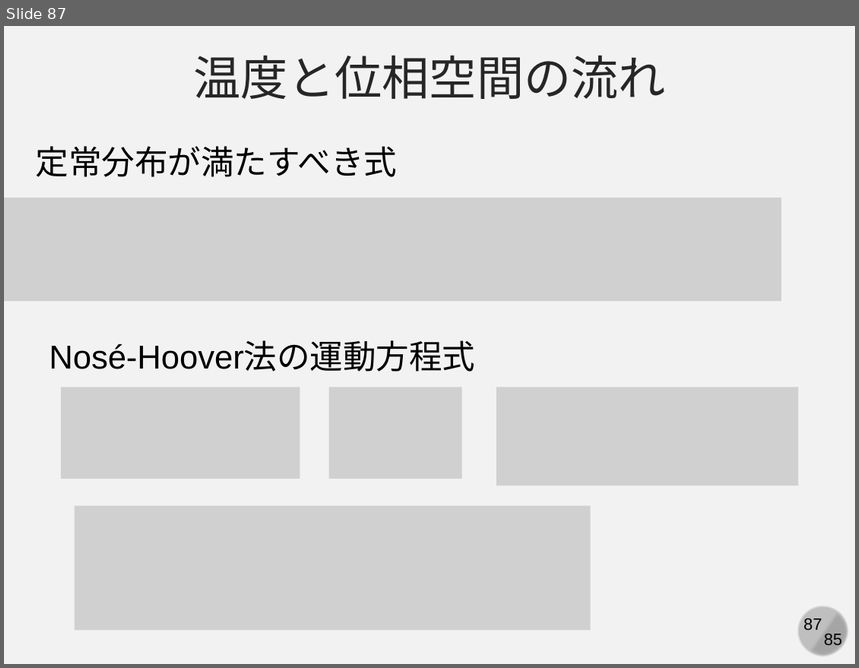
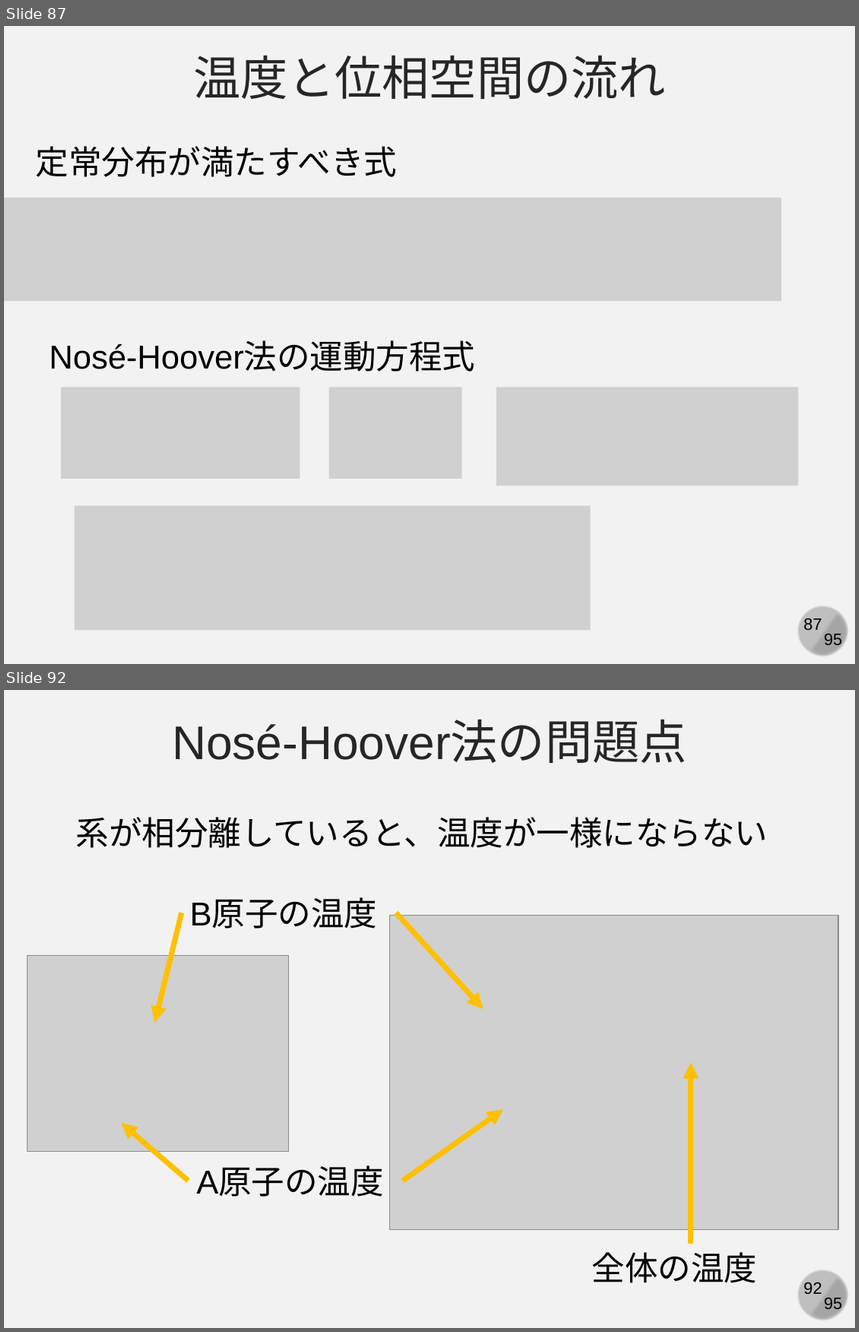
Before and after one commit to kaityo256/simulation_engineering, a slide deck: 06_md_observable/simulation06.pptx. Shown one above the other, each under a label of ours: slide 87 before the commit, slides 87 and 92 after it; the slides between them are not shown. The pictures are 859x668 and 859x1332 pixels, drawn with LibreOffice and Linux fonts; fonts in the diff are those of the drawing; grey boxes stand for pictures. Boxes give left, top, right and bottom in pixels: in the first picture for what was removed or moved away, otherwise in the second. Text is boxed around its words. In the diff, an @@ line names an element or a change of style, - is before the commit and + after.

```diff
--- a/06_md_observable/simulation06.pptx
+++ b/06_md_observable/simulation06.pptx
@@ slide 92 added at [4,690,855,1328], background #F2F2F2; not listed: 4 template elements that a slide beside it also shows @@
@@ text added at [172,721,686,763], 40 pt, text #262626 @@
+Nosé-Hoover法の問題点
@@ text added at [76,817,768,848], 28 pt, text #000000 @@
+系が相分離していると、温度が一様にならない
@@ arrow added from (182, 913) to (154, 1023), #FFC000 4.5 pt @@
@@ text added at [190,899,378,929], 28 pt, text #000000 @@
+B原子の温度
@@ picture added at [389,916,839,1230] @@
@@ arrow added from (396, 913) to (484, 1009), #FFC000 4.5 pt @@
@@ picture added at [28,955,289,1151] @@
@@ arrow added from (691, 1244) to (691, 1063), #FFC000 4.5 pt @@
@@ arrow added from (403, 1181) to (503, 1110), #FFC000 4.5 pt @@
@@ arrow added from (189, 1181) to (122, 1123), #FFC000 4.5 pt @@
@@ text added at [196,1167,384,1197], 28 pt, text #000000 @@
+A原子の温度
@@ text added at [592,1252,758,1284], 28 pt, text #000000 @@
+全体の温度
@@ slide 87 changed as well @@
@@ text at [824,634,842,649]: text changed @@
-85
+95
```
Also in this commit, not shown: 88 other slides changed, 5 other slides added.
